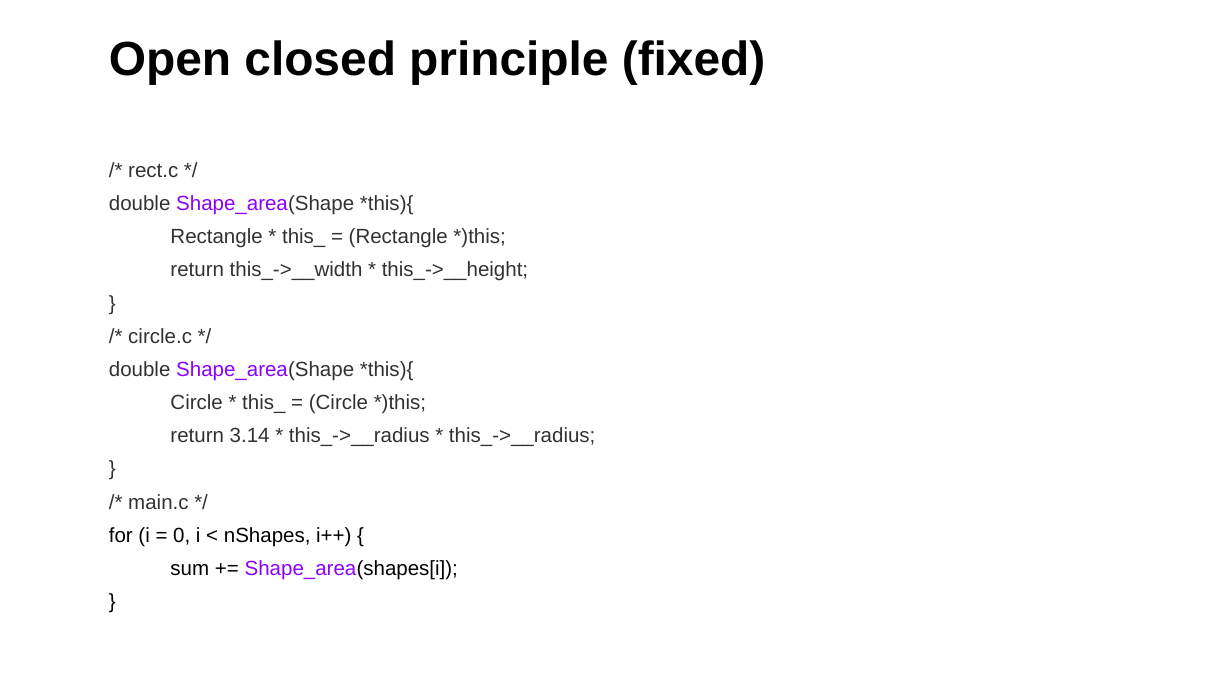
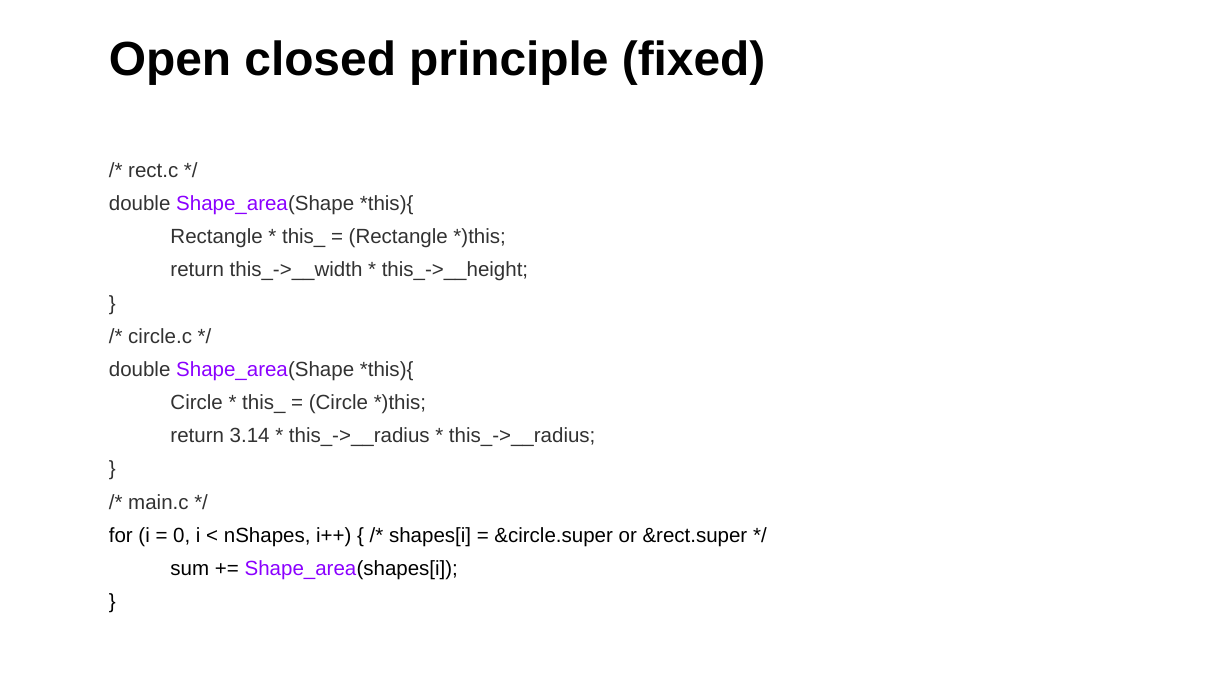
Before and after one commit to middlehuang/portal, a slide deck: slide 26 of CGreen TestDouble ETDD OOC DP ver 0.5.pptx. Drawn at 1232x693 pixels with LibreOffice and Linux fonts; fonts in the diff are those of the drawing; background and template pictures are left out. Boxes give left, top, right and bottom in pixels: in the first picture for what was removed or moved away, otherwise in the second. Text is boxed around its words. In the diff, an @@ line names an element or a change of style, - is before the commit and + after.

```diff
--- a/CGreen TestDouble ETDD OOC DP ver 0.5.pptx
+++ b/CGreen TestDouble ETDD OOC DP ver 0.5.pptx
@@ text at [109, 527, 748, 547]: text changed @@
-for (i = 0, i < nShapes, i++) {
+for (i = 0, i < nShapes, i++) { /* shapes[i] = &circle.super or &rect.super */
```
Also in this commit, not shown: 10 other slides changed, 2 slides added.
